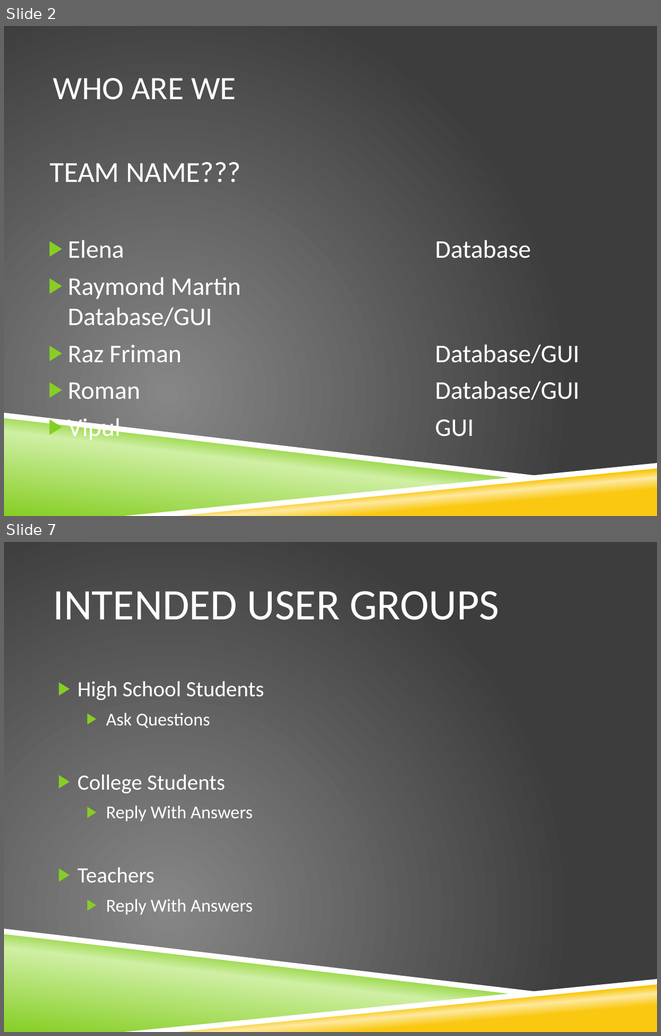
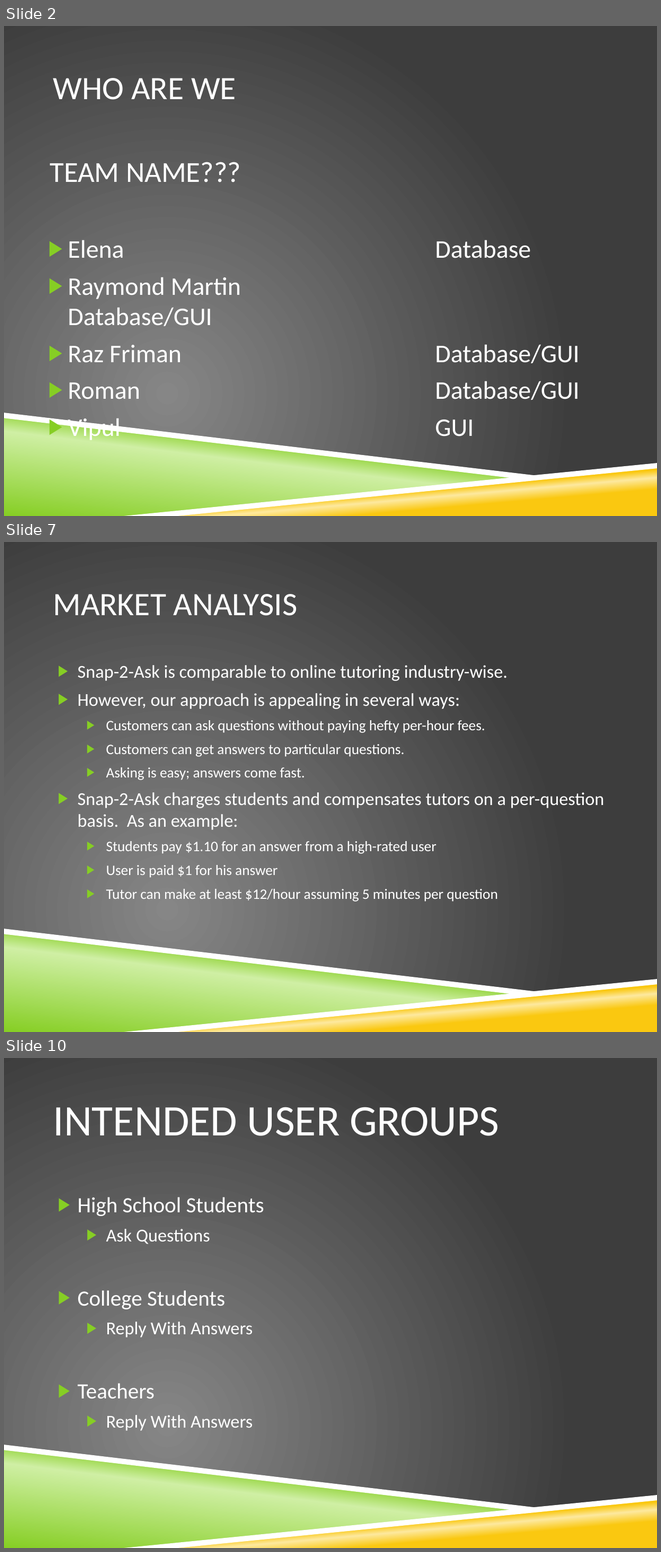
Before and after one commit to razfriman/Snap2Ask, a slide deck: Proposal.pptx. Shown one above the other, each under a label of ours: slides 2 and 7 before the commit, slides 2, 7 and 10 after it; the slides between them are not shown. The pictures are 661x1036 and 661x1552 pixels, drawn with LibreOffice and Linux fonts; fonts in the diff are those of the drawing; background and template pictures are left out. Boxes give left, top, right and bottom in pixels: in the first picture for what was removed or moved away, otherwise in the second. Text is boxed around its words. In the diff, an @@ line names an element or a change of style, - is before the commit and + after.

```diff
--- a/Proposal.pptx
+++ b/Proposal.pptx
@@ slide 7 added at bbox=[4, 542, 657, 1032], background picture (left out); not listed: 4 template elements that a slide beside it also shows @@
@@ title added at bbox=[53, 594, 297, 616], 36 pt, text #FFFFFF @@
+MARKET ANALYSIS
@@ text added at bbox=[78, 665, 604, 901], 16 pt, text #FFFFFF @@
+▶ Snap-2-Ask is comparable to online tutoring industry-wise.
+▶ However, our approach is appealing in several ways:
+  ▶ Customers can ask questions without paying hefty per-hour fees.
+  ▶ Customers can get answers to particular questions.
+  ▶ Asking is easy; answers come fast.
+▶ Snap-2-Ask charges students and compensates tutors on a per-question basis. As an example:
+  ▶ Students pay $1.10 for an answer from a high-rated user
+  ▶ User is paid $1 for his answer
+  ▶ Tutor can make at least $12/hour assuming 5 minutes per question
@@ what was slide 7 is now slide 10 @@
```
Also in this commit, not shown: 4 slides changed, 2 other slides added.
